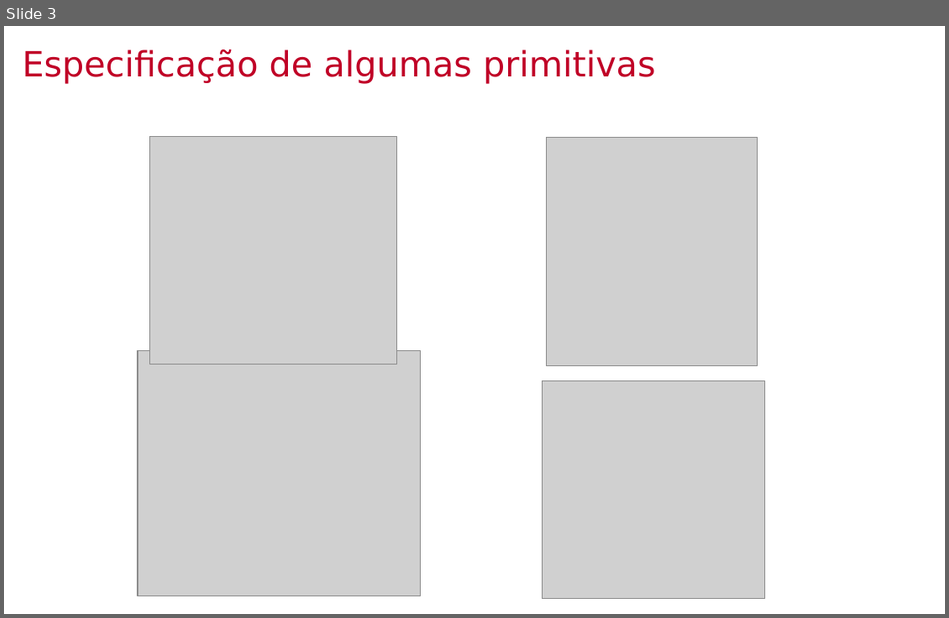
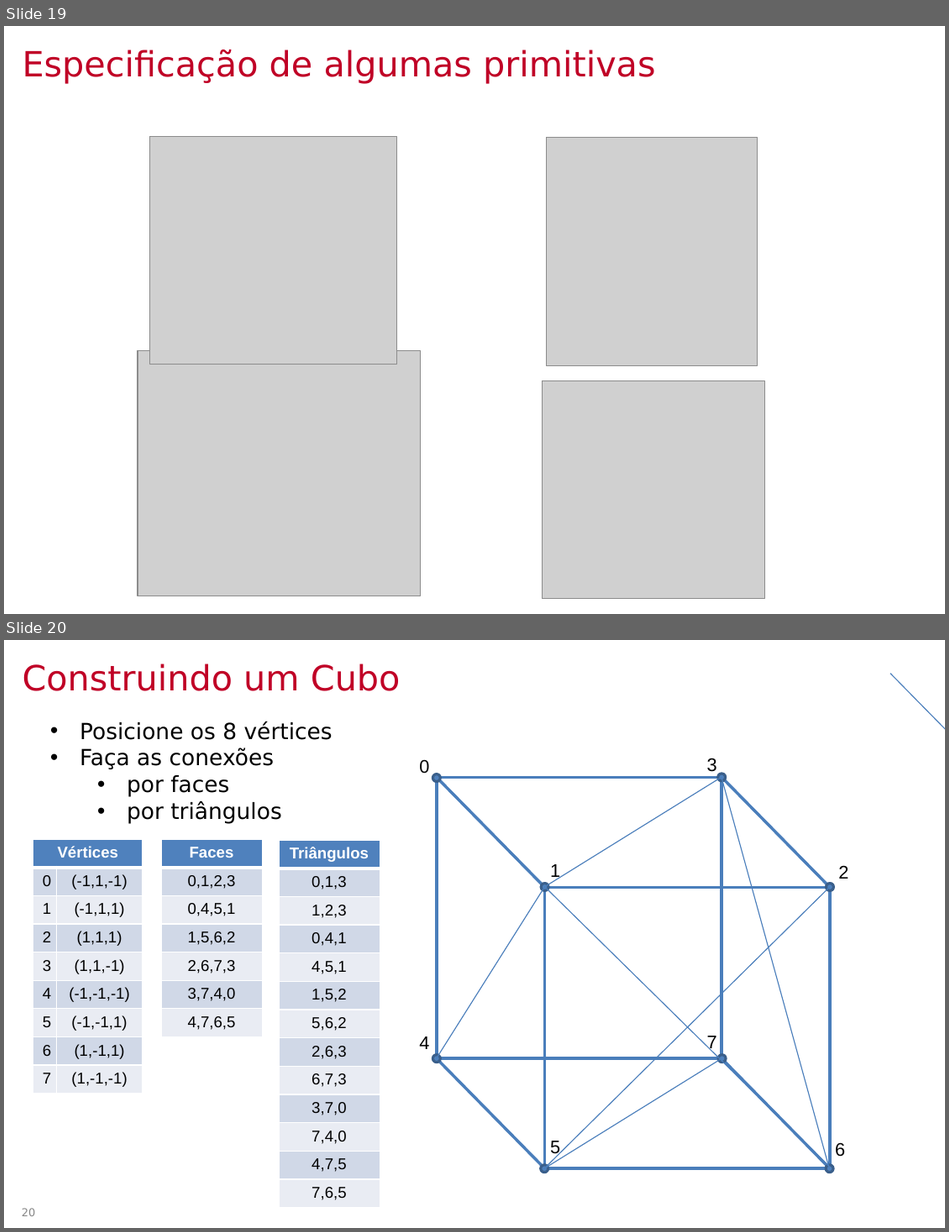
Before and after one commit to lpsoares/ComputacaoGrafica, a slide deck: content/aulas/14-primitivas_geometricas/aula14_primitivas_geometricas.pptx. Shown one above the other, each under a label of ours: slide 3 before the commit, slides 19 and 20 after it. The pictures are 949x618 and 949x1232 pixels, drawn with LibreOffice and Linux fonts; fonts in the diff are those of the drawing; grey boxes stand for pictures; background and template pictures are left out. Boxes give left, top, right and bottom in pixels: in the first picture for what was removed or moved away, otherwise in the second. Text is boxed around its words. In the diff, an @@ line names an element or a change of style, - is before the commit and + after.

```diff
--- a/content/aulas/14-primitivas_geometricas/aula14_primitivas_geometricas.pptx
+++ b/content/aulas/14-primitivas_geometricas/aula14_primitivas_geometricas.pptx
@@ slide 20 added at <box>4,640,945,1228</box>, background #FFFFFF @@
@@ title added at <box>22,664,400,691</box>, 26.7 pt, text #C00026 @@
+Construindo um Cubo
@@ line added from (890, 673) to (945, 783), #4B7EBC 0.75 pt @@
@@ text added at <box>80,721,332,824</box>, 17 pt, text #000000 @@
+• Posicione os 8 vértices
+• Faça as conexões
+  • por faces
+  • por triângulos
@@ text added at <box>419,759,429,774</box>, 14 pt, text #000000 @@
+0
@@ text added at <box>707,758,717,772</box>, 14 pt, text #000000 @@
+3
@@ ellipse added at <box>433,774,441,781</box>, fill #4F81BD, outline #3A5F8C 2 pt @@
@@ ellipse added at <box>718,774,726,781</box>, fill #4F81BD, outline #3A5F8C 2 pt @@
@@ table added at <box>33,839,143,1094</box>, 9 rows, 2 columns @@
+Vértices | 
+0 | (-1,1,-1)
+1 | (-1,1,1)
+2 | (1,1,1)
+3 | (1,1,-1)
+4 | (-1,-1,-1)
+5 | (-1,-1,1)
+6 | (1,-1,1)
+7 | (1,-1,-1)
@@ table added at <box>161,839,262,1037</box>, 7 rows, 1 columns @@
+Faces
+0,1,2,3
+0,4,5,1
+1,5,6,2
+2,6,7,3
+3,7,4,0
+4,7,6,5
@@ table added at <box>279,841,379,1207</box>, 13 rows, 1 columns @@
+Triângulos
+0,1,3
+1,2,3
+0,4,1
+4,5,1
+1,5,2
+5,6,2
+2,6,3
+6,7,3
+3,7,0
+7,4,0
+4,7,5
+7,6,5
@@ text added at <box>550,864,560,881</box>, 14 pt, text #000000 @@
+1
@@ text added at <box>838,865,848,879</box>, 14 pt, text #000000 @@
+2
@@ ellipse added at <box>542,884,548,891</box>, fill #4F81BD, outline #3A5F8C 2 pt @@
@@ ellipse added at <box>826,884,834,891</box>, fill #4F81BD, outline #3A5F8C 2 pt @@
@@ text added at <box>419,1036,429,1049</box>, 14 pt, text #000000 @@
+4
@@ text added at <box>707,1036,717,1052</box>, 14 pt, text #000000 @@
+7
@@ ellipse added at <box>433,1055,441,1063</box>, fill #4F81BD, outline #3A5F8C 2 pt @@
@@ group added at <box>436,778,829,1168</box>: 6 lines @@
@@ ellipse added at <box>718,1055,726,1063</box>, fill #4F81BD, outline #3A5F8C 2 pt @@
@@ text added at <box>550,1141,560,1157</box>, 14 pt, text #000000 @@
+5
@@ text added at <box>835,1142,845,1157</box>, 14 pt, text #000000 @@
+6
@@ ellipse added at <box>540,1165,547,1173</box>, fill #4F81BD, outline #3A5F8C 2 pt @@
@@ group added at <box>437,776,830,1170</box>: 13 lines @@
@@ ellipse added at <box>826,1165,833,1173</box>, fill #4F81BD, outline #3A5F8C 2 pt @@
@@ page number added at <box>22,1208,36,1216</box>, 8.3 pt, text #888888 @@
+20
@@ what was slide 3 is now slide 19 @@
```
Also in this commit, not shown: 17 other slides added, 14 other files.
